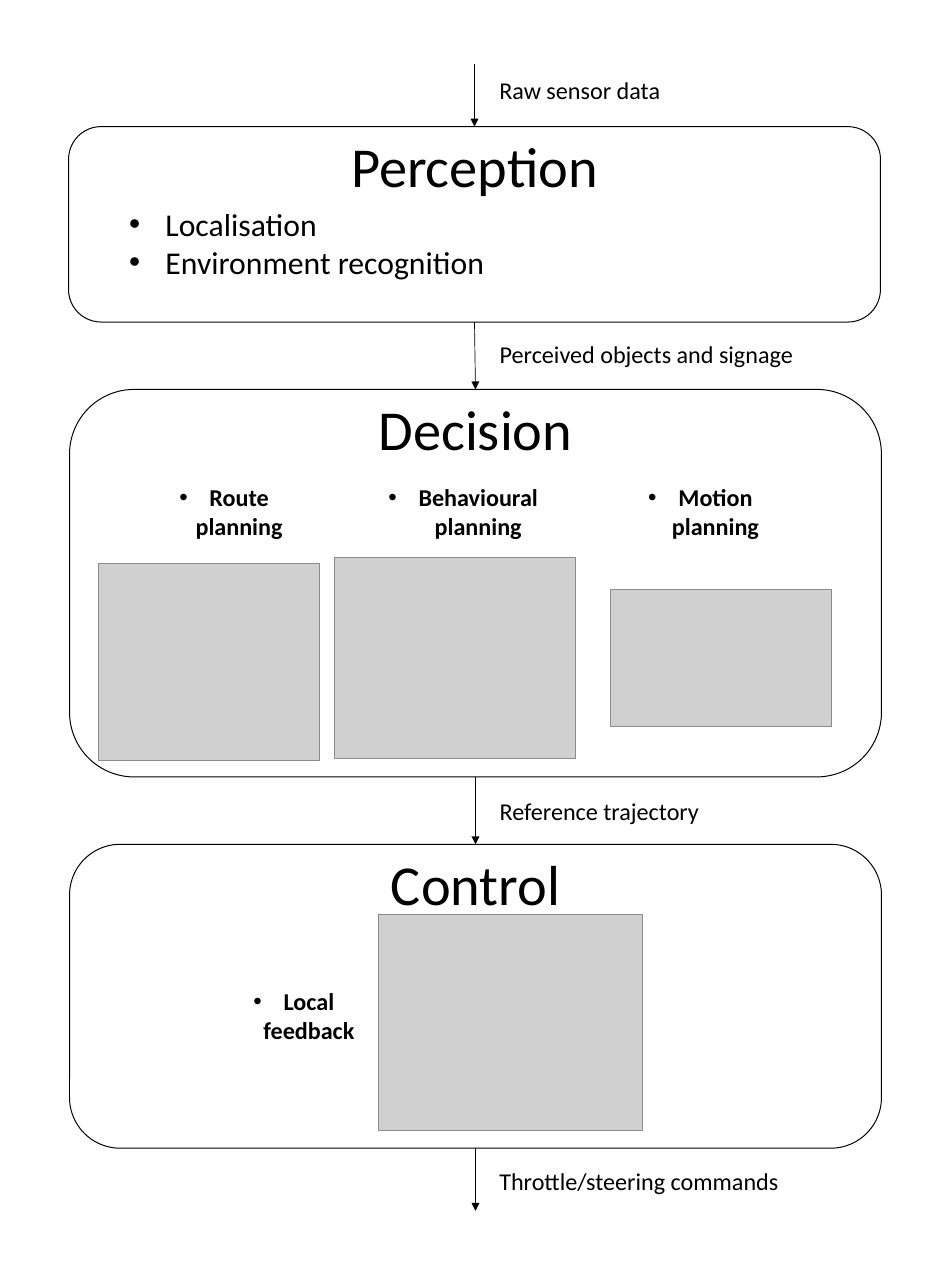
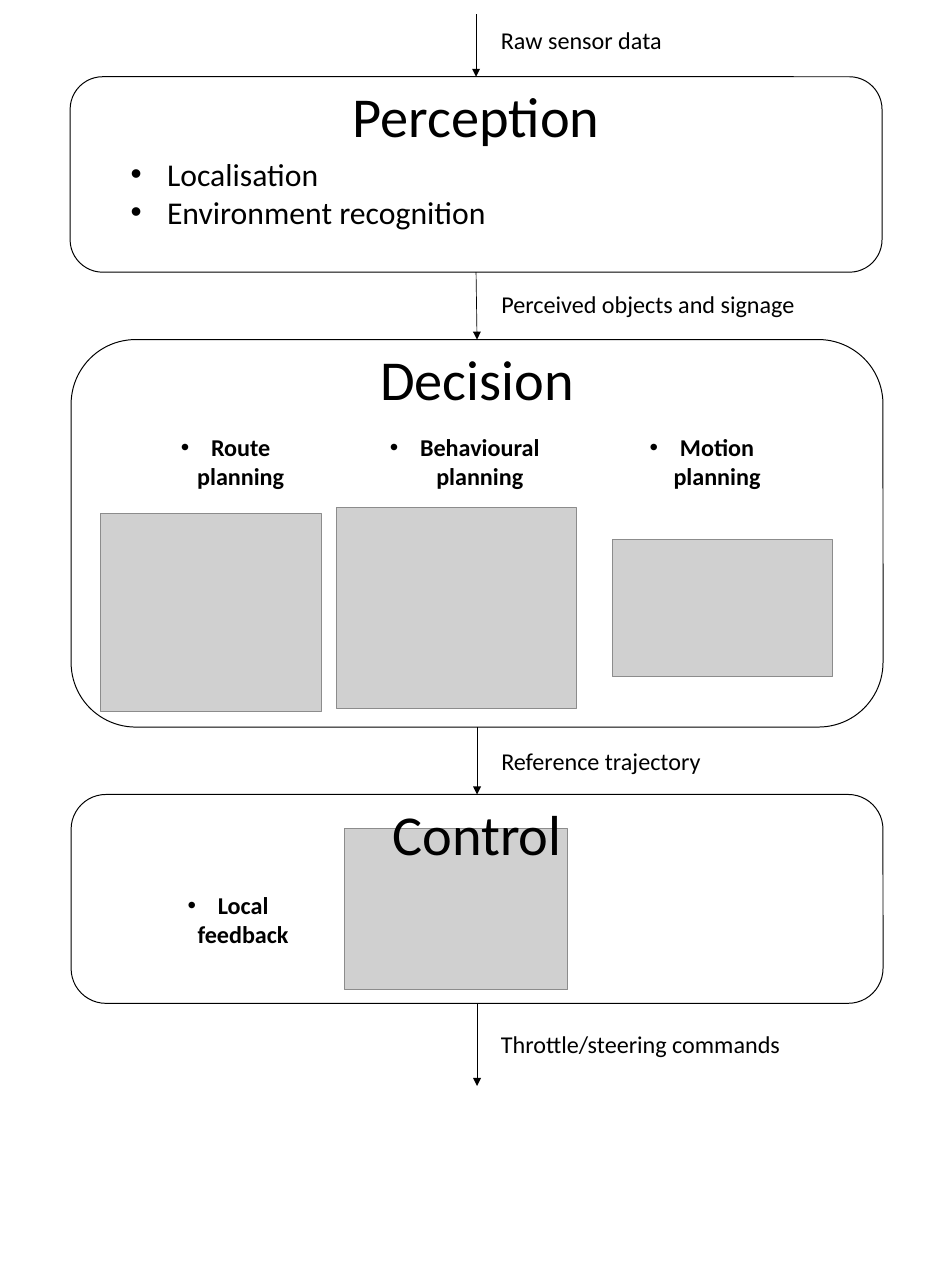
Before and after one commit to eleurent/phd-thesis, a slide deck: slide 1 of 2-Chapters/1-Chapter/img/pipeline.pptx. Drawn at 951x1288 pixels with LibreOffice and Linux fonts; fonts in the diff are those of the drawing; grey boxes stand for pictures. Boxes give left, top, right and bottom in pixels: in the first picture for what was removed or moved away, otherwise in the second. Text is boxed around its words. In the diff, an @@ line names an element or a change of style, - is before the commit and + after.

```diff
--- a/2-Chapters/1-Chapter/img/pipeline.pptx
+++ b/2-Chapters/1-Chapter/img/pipeline.pptx
@@ 10 texts, 3 pictures, 3 arrows, 2 rounded rectangles: place and size @@
-10 texts, 3 pictures, 3 arrows, 2 rounded rectangles at (69,64,881,919)
+10 texts, 3 pictures, 3 arrows, 2 rounded rectangles at (71,14,883,856)
@@ rounded rectangle: place and size @@
-rounded rectangle at (70,845,881,1149)
+rounded rectangle at (72,794,883,1003)
@@ picture: place and size @@
-picture at (379,915,643,1131)
+picture at (344,829,567,991)
@@ text "Local feedback": place and size @@
-text "Local feedback" at (263,993,354,1039)
+text "Local feedback" at (198,897,289,943)
@@ arrow moved from (475, 1149) - (475, 1212) to (477, 1004) - (477, 1086) @@
@@ text "Throttle/steering commands": place and size @@
-text "Throttle/steering commands" at (499,1173,779,1194)
+text "Throttle/steering commands" at (501,1036,780,1057)
```
Also in this commit, not shown: 2 other files.
